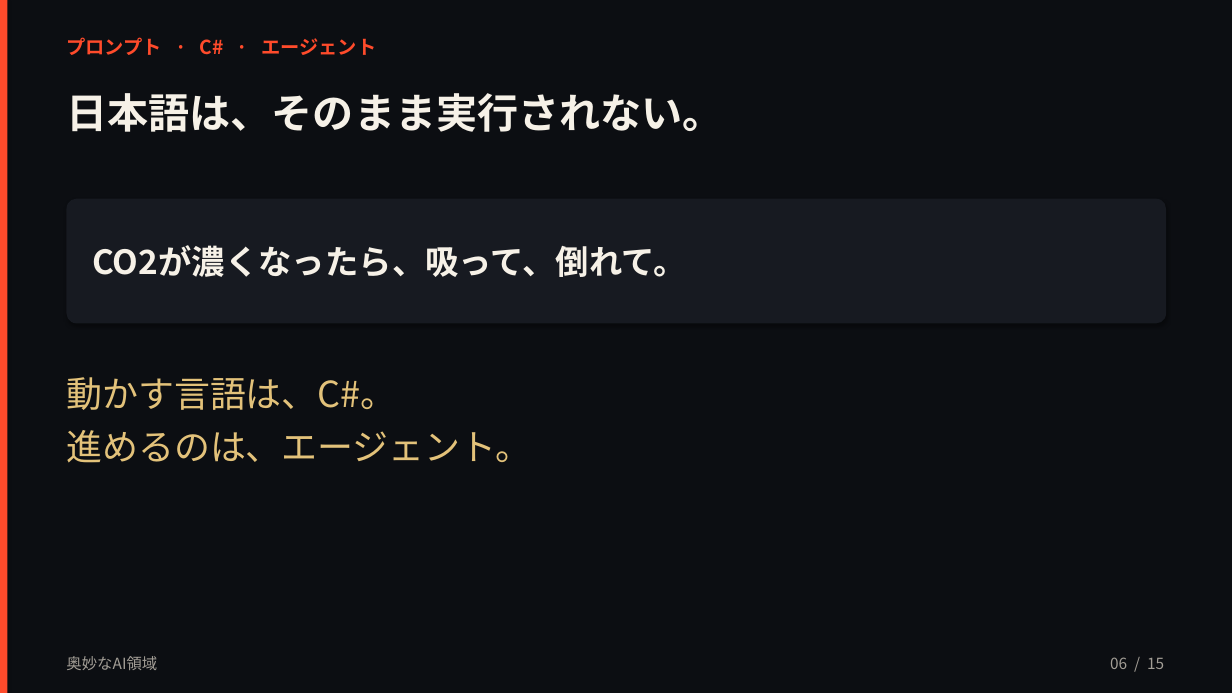
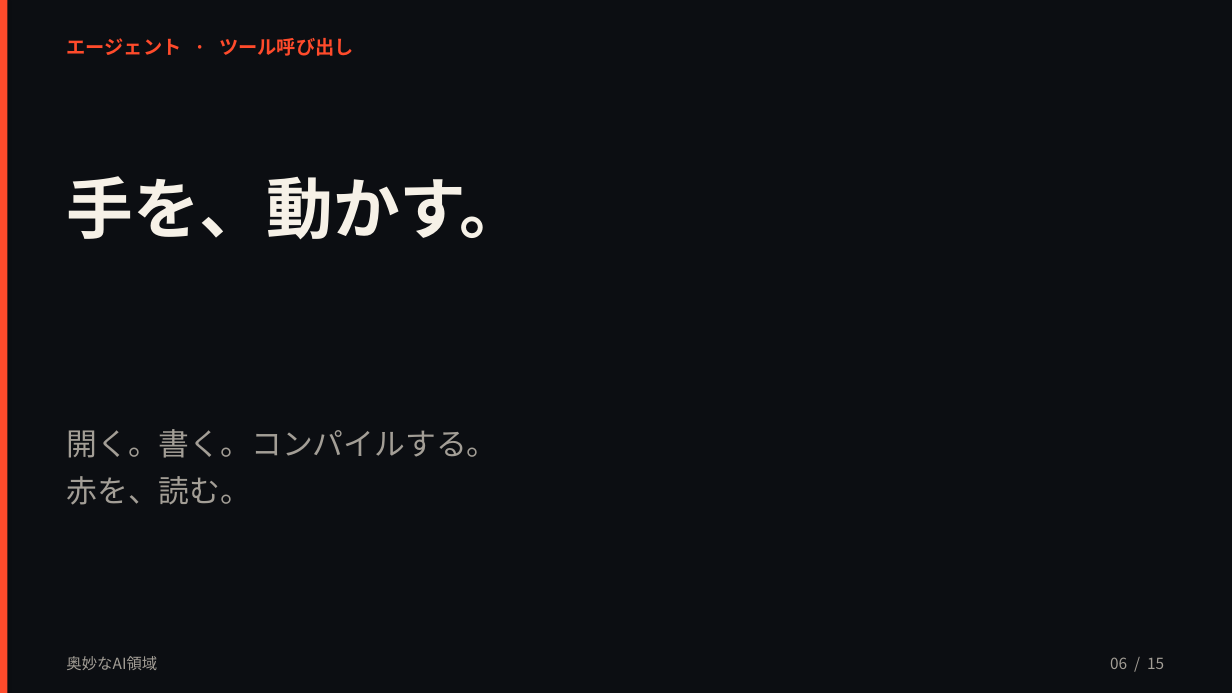
Before and after one commit to kouyozhang-design/vodcoach-ai, a slide deck: slide 6 of presentation/奥妙なAI領域_文化祭.pptx. Drawn at 1232x693 pixels with LibreOffice and Linux fonts; fonts in the diff are those of the drawing. Boxes give left, top, right and bottom in pixels: in the first picture for what was removed or moved away, otherwise in the second. Text is boxed around its words. In the diff, an @@ line names an element or a change of style, - is before the commit and + after.

```diff
--- a/presentation/奥妙なAI領域_文化祭.pptx
+++ b/presentation/奥妙なAI領域_文化祭.pptx
@@ text at bbox=[66, 38, 354, 56]: text changed @@
-プロンプト · C# · エージェント
+エージェント · ツール呼び出し
@@ text removed at bbox=[66, 93, 723, 132] @@
-日本語は、そのまま実行されない。
@@ text at bbox=[66, 176, 526, 240]: text changed; size 26 to 52 pt @@
-CO2が濃くなったら、吸って、倒れて。
+手を、動かす。
@@ text "手を、動かす。" at bbox=[66, 176, 526, 240]: vertical alignment middle to top @@
@@ rounded rectangle removed at bbox=[67, 199, 1166, 323] @@
@@ text removed at bbox=[66, 377, 531, 463] @@
-動かす言語は、C#。
-進めるのは、エージェント。
@@ text added at bbox=[66, 429, 497, 505], 24 pt, text #A39E96 @@
+開く。書く。コンパイルする。
+赤を、読む。
```
Also in this commit, not shown: 10 other slides changed, 4 slides added, 4 slides removed, 2 other files.
